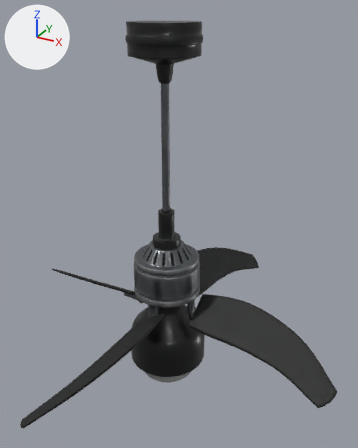
What one commit did to the glTF model public/models/ph-ceiling-fan.glb.
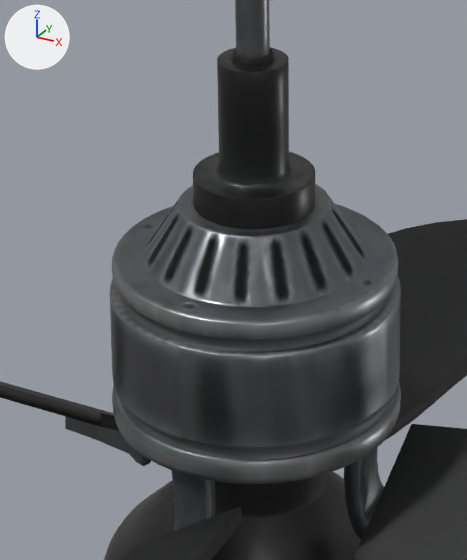
The first picture shows the older version from a 50 mm lens placed at (0.613, -1.044, 1.032), pointed at (0.03, 0.017, 0.501). The close-ups show the older and then the newer version on the part from 30% to 60% of the width and 44% to 73% of the height of that picture. Only the edits that show in the close-ups are written down. Arrows for +X, +Y and +Z are at upper left; the lights stay in place. Where no turn or scale is listed for an object, it has been applied to the vertices. Vertices at exactly the same position are counted once.

Names of what the first close-up shows: 'ceiling_fan'.
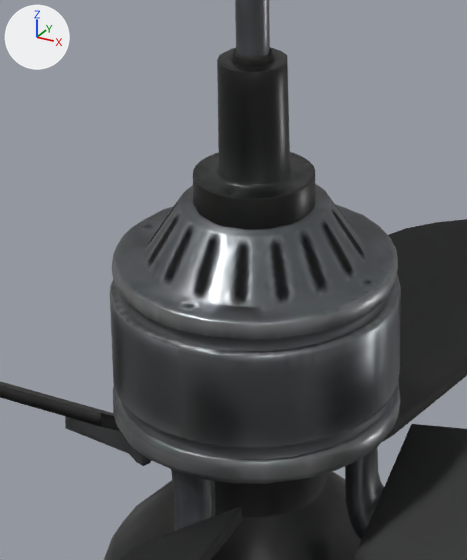
Pixel boxes [x1, y1, x2, y2] of what changed, in the close-ups (467 x 560 px):
part 1 of me_cylinder_003, cut back: before [65, 49, 458, 552]; after [65, 209, 313, 533]

Patch to the scene script:
```diff
--- a/public/models/ph-ceiling-fan.glb.py
+++ b/public/models/ph-ceiling-fan.glb.py
@@ me_cylinder_003 @@
 # used by ob_ceiling_fan; location = (0.0, 0.0, 0.5)
-me_cylinder_003.from_pydata(...)  # 5149 vertices, 10000 faces; spans x -0.5..0.5, y -0.5..0.5, z -0.5..0.5
+me_cylinder_003.from_pydata(...)  # 2614 vertices, 5000 faces; spans x -0.5..0.5, y -0.5..0.5, z -0.5..0.5
+# me_cylinder_003 part 1: 1 vertex moved within x 0.018, y 0.089, z -0.177; 2326 vertices removed from x -0.498..0.498, y -0.498..0.498, z -0.495..0.044; 15 vertices added at x -0.117..0.484, y -0.096..0.04, z -0.495..0.043
+# other edits to the shape of me_cylinder_003 do not show in these pictures
 me_cylinder_003.materials.append(mat_main)
```
